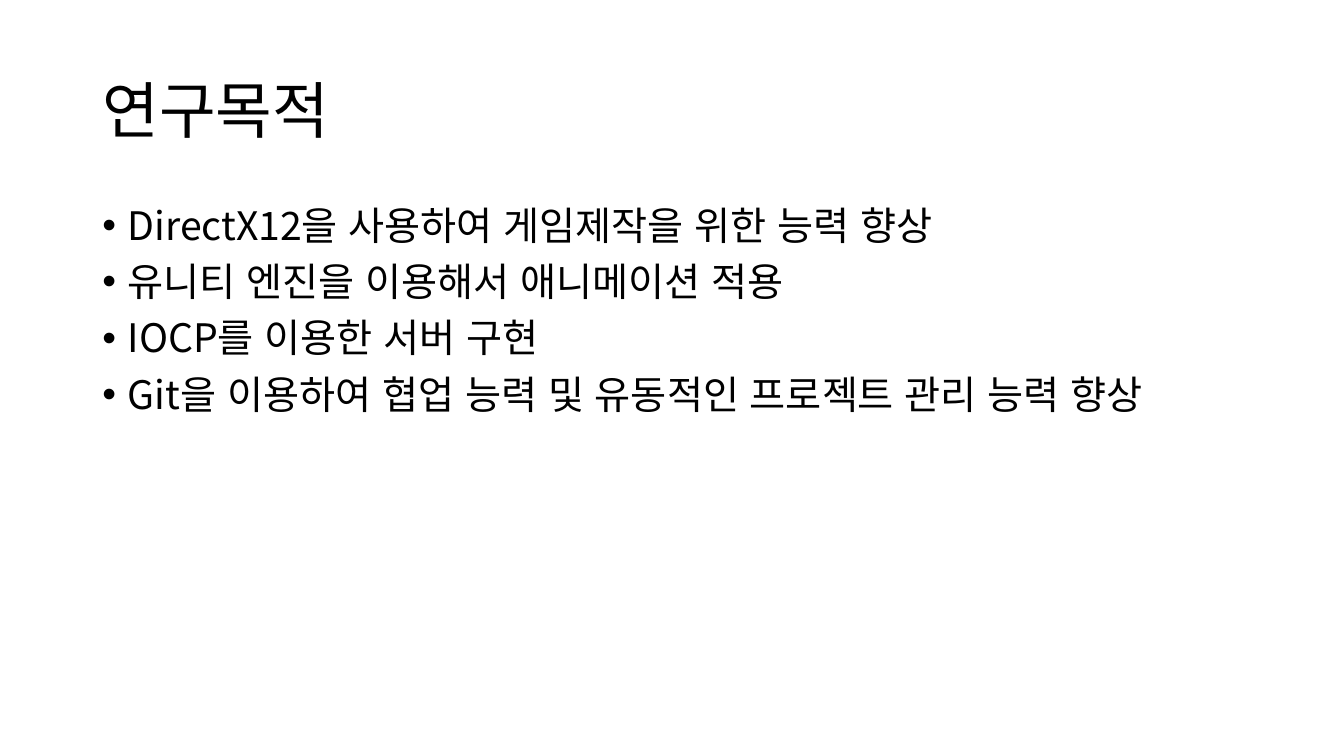
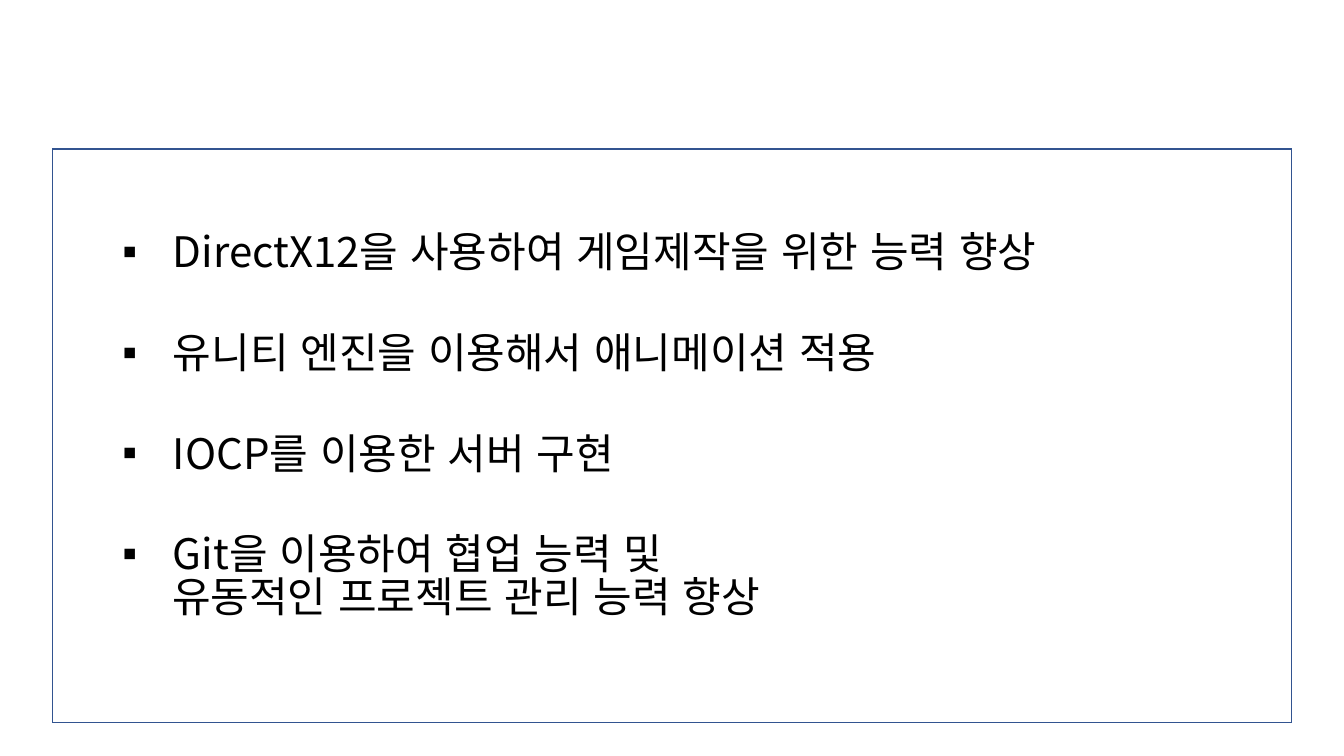
Before and after one commit to Leesiw/StarGiant, a slide deck: slide 3 of 기획 자료/스타 자이언트.pptx. Drawn at 1344x756 pixels with LibreOffice and Linux fonts; fonts in the diff are those of the drawing; background and template pictures are left out. Boxes give left, top, right and bottom in pixels: in the first picture for what was removed or moved away, otherwise in the second. Text is boxed around its words. In the diff, an @@ line names an element or a change of style, - is before the commit and + after.

```diff
--- a/기획 자료/스타 자이언트.pptx
+++ b/기획 자료/스타 자이언트.pptx
@@ text "연구목적": place and size @@
-text "연구목적" at bbox=[102, 82, 329, 138]
+text "연구목적" at bbox=[172, 434, 614, 616]
@@ text "연구목적" at bbox=[172, 434, 614, 616]: text colour #000000 to #FFFFFF @@
@@ rectangle added at bbox=[52, 149, 1292, 723], fill #FFFFFF, outline #325491 1 pt @@
@@ text "DirectX12을 사용하여 게임제작을 위한 능력 ...": place and size @@
-text "DirectX12을 사용하여 게임제작을 위한 능력 ..." at bbox=[128, 207, 1143, 412]
+text "DirectX12을 사용하여 게임제작을 위한 능력 ..." at bbox=[173, 232, 1036, 580]
@@ text at bbox=[173, 232, 1036, 473]: size 28 to 30 pt in "DirectX12을 사용하여 게임제작을 위한 능력 향상", "유니티 엔진을 이용해서 애니메이션 적용", "IOCP를 이용한 서버 구현"; bullet • to ▪; line spacing 0.9 to 2; less space between paragraphs @@
@@ text at bbox=[173, 534, 663, 580]: text changed; size 28 to 30 pt @@
-• Git을 이용하여 협업 능력 및 유동적인 프로젝트 관리 능력 향상
+▪ Git을 이용하여 협업 능력 및
@@ text added at bbox=[172, 570, 760, 616], 30 pt, text #000000 @@
+유동적인 프로젝트 관리 능력 향상
```
Also in this commit, not shown: 10 other slides changed, 14 slides added, 9 slides removed, 1 other file.
